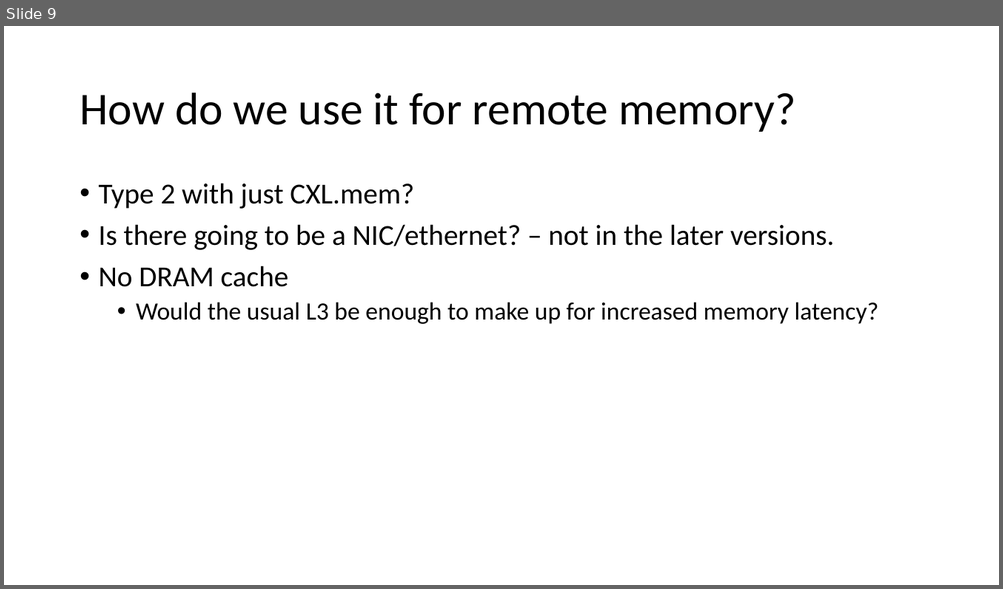
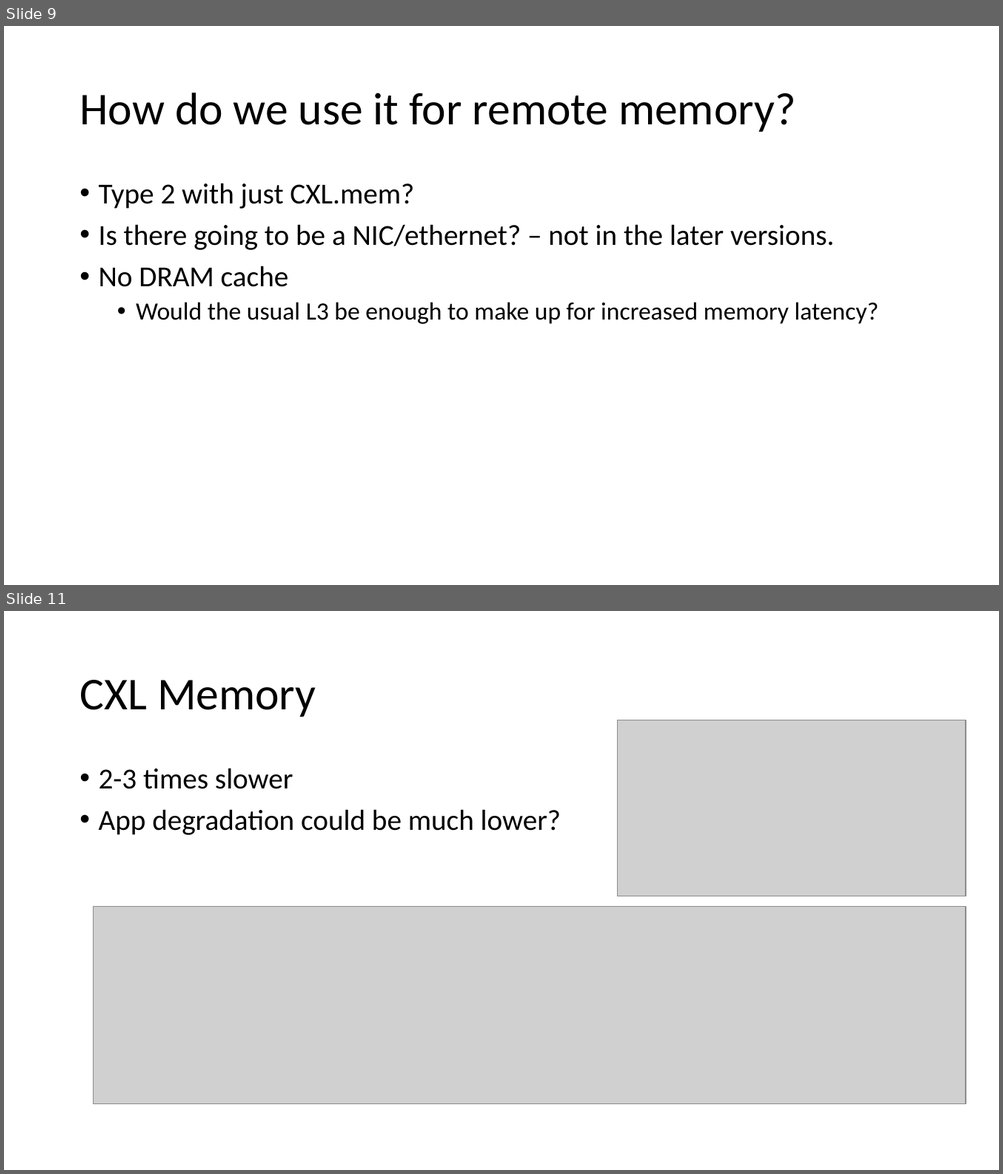
Before and after one commit to eden-farmem/eden-all, a slide deck: doc/cxl.pptx. Shown one above the other, each under a label of ours: slide 9 before the commit, slides 9 and 11 after it; the slides between them are not shown. The pictures are 1003x589 and 1003x1174 pixels, drawn with LibreOffice and Linux fonts; fonts in the diff are those of the drawing; grey boxes stand for pictures. Boxes give left, top, right and bottom in pixels: in the first picture for what was removed or moved away, otherwise in the second. Text is boxed around its words. In the diff, an @@ line names an element or a change of style, - is before the commit and + after.

```diff
--- a/doc/cxl.pptx
+++ b/doc/cxl.pptx
@@ slide 11 added at bbox=[4, 611, 999, 1170], background #FFFFFF @@
@@ title added at bbox=[79, 680, 316, 717], 44 pt, text #000000 @@
+CXL Memory
@@ picture added at bbox=[617, 721, 966, 897] @@
@@ text added at bbox=[99, 768, 560, 835], 28 pt, text #000000 @@
+• 2-3 times slower
+• App degradation could be much lower?
@@ picture added at bbox=[94, 907, 966, 1105] @@
```
Also in this commit, not shown: 3 other slides added.
